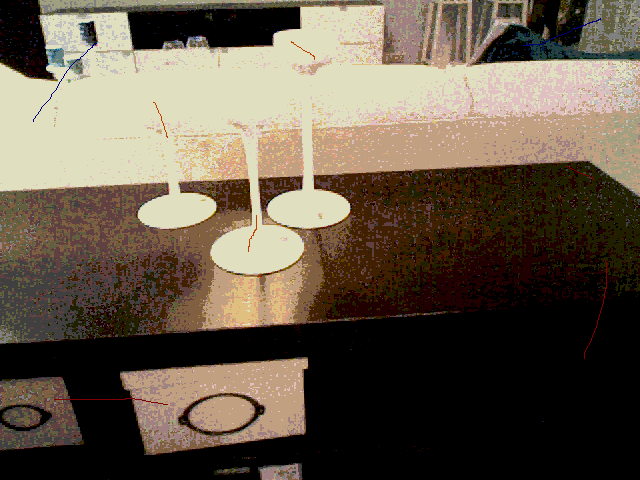
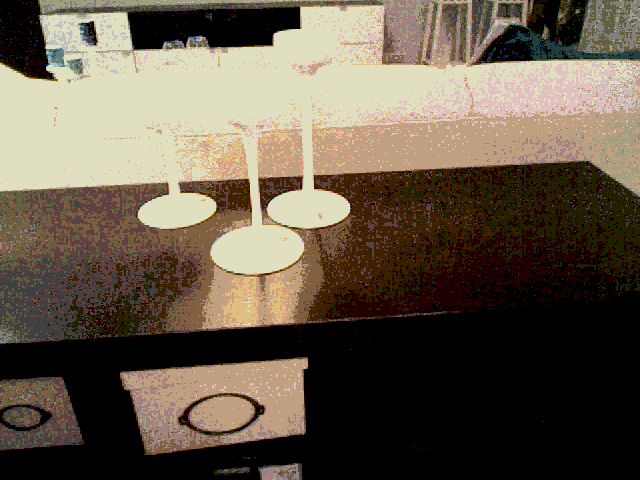
Layered file, before and after one edit (w=640, h=480). Changes by layer:
removed layer "Layer #1" over box(33, 18, 607, 405)
